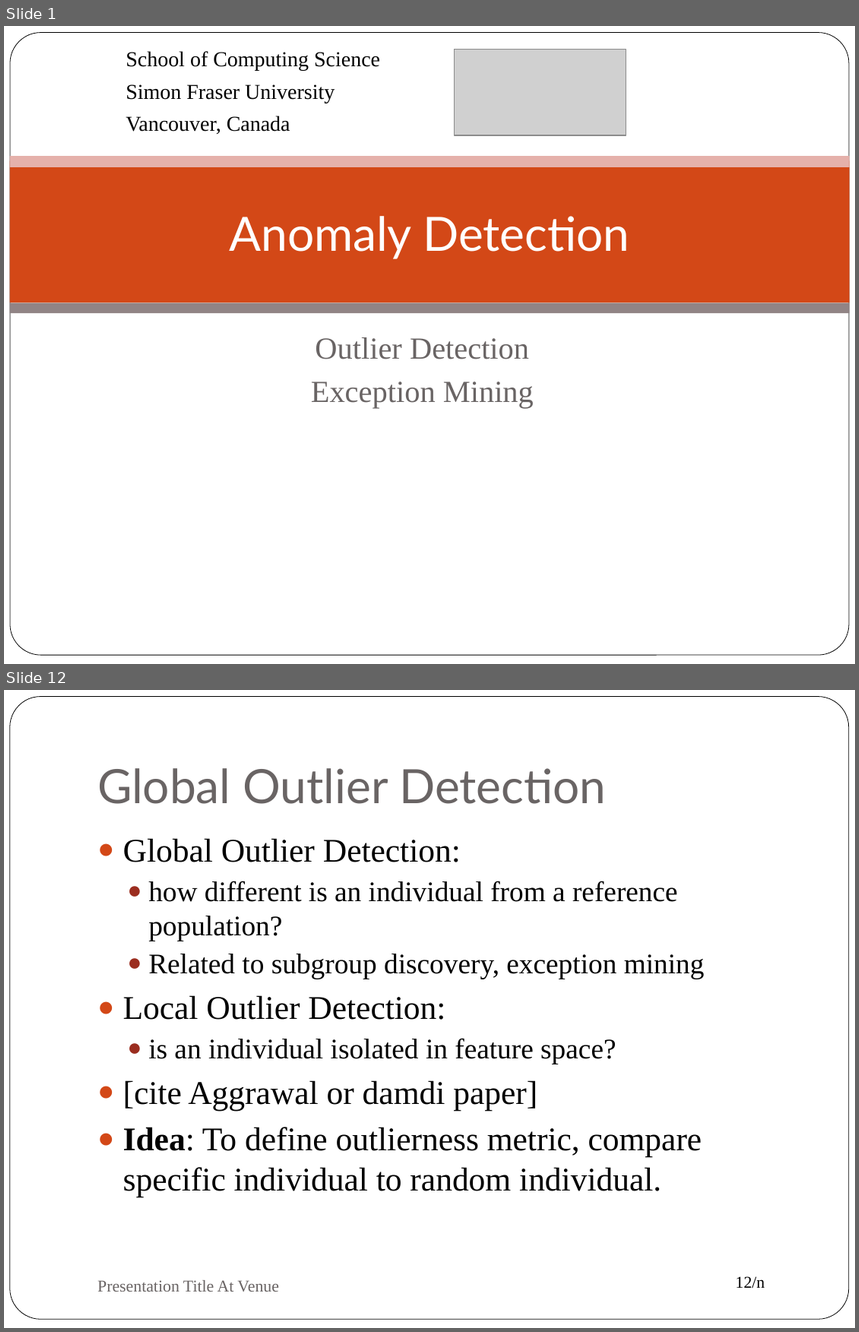
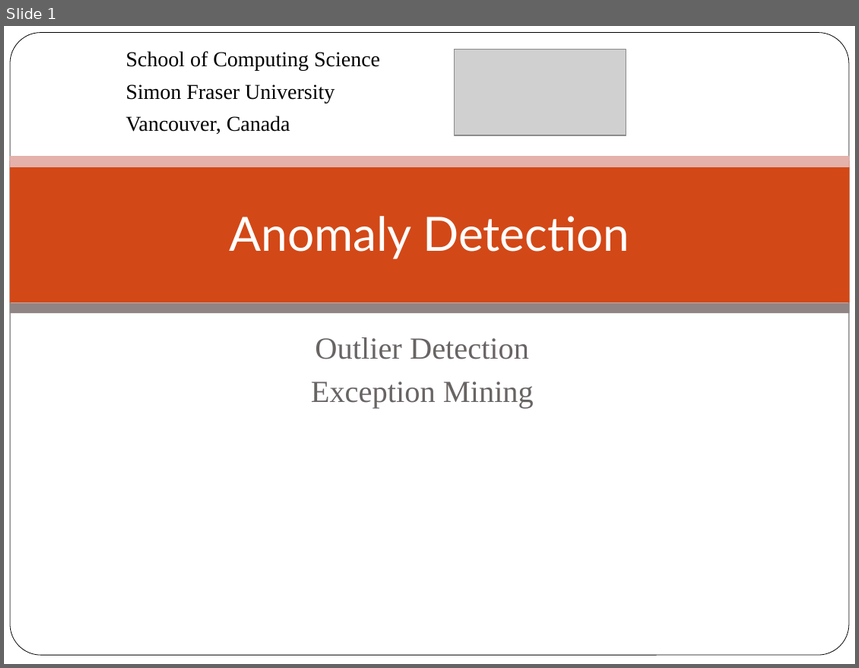
Before and after one commit to oschulte/srl-tutorial-slides, a slide deck: ch6-anomaly.pptx. Shown one above the other, each under a label of ours: slides 1 and 12 before the commit, slide 1 after it; the slides between them are not shown. The pictures are 859x1332 and 859x668 pixels, drawn with LibreOffice and Linux fonts; fonts in the diff are those of the drawing; grey boxes stand for pictures; background and template pictures are left out. Boxes give left, top, right and bottom in pixels: in the first picture for what was removed or moved away, otherwise in the second. Text is boxed around its words. In the diff, an @@ line names an element or a change of style, - is before the commit and + after.

```diff
--- a/ch6-anomaly.pptx
+++ b/ch6-anomaly.pptx
@@ slide 12 removed at [4,690,855,1328], background #FFFFFF; not listed: 1 template element that a slide beside it also shows @@
@@ title removed at [97,768,606,804] @@
-Global Outlier Detection
@@ text removed at [123,838,705,1197] @@
-● Global Outlier Detection:
-  ● how different is an individual from a reference population?
-  ● Related to subgroup discovery, exception mining
-● Local Outlier Detection:
-  ● is an individual isolated in feature space?
-● [cite Aggrawal or damdi paper]
-● Idea: To define outlierness metric, compare specific individual to random individual.
@@ text removed at [97,1281,278,1292] @@
-Presentation Title At Venue
@@ page number removed at [736,1277,766,1288] @@
-12/n
```
Also in this commit, not shown: 20 slides changed, 2 slides added, 3 other slides removed.
